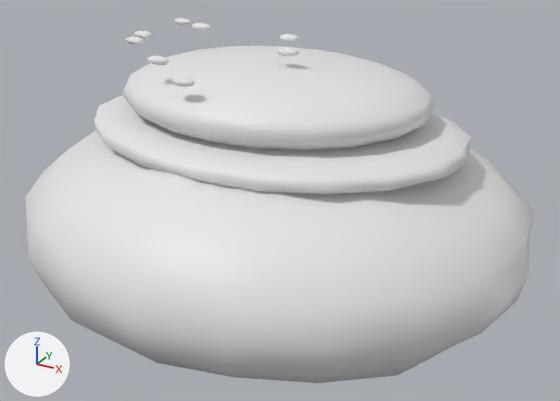
Two versions of the glTF model models/catch_breads/bread_gratin.glb, one commit apart.
Camera for both pictures: a 50 mm camera at (0.547, -0.976, 0.516) aimed at (0.013, -0.005, 0.031). The axes (+X, +Y, +Z) are drawn at lower left. The lights are the same throughout. The picture after the commit comes second. Where no turn or scale is listed for an object, it has been applied to the vertices.

Objects in the first picture: 'こんがりチーズ', 'こんがりチーズ.001', 'こんがりチーズ.002', 'こんがりチーズ.003', 'こんがりチーズ.004', 'こんがりチーズ.005', 'こんがりチーズ.006', 'こんがりチーズ.007', 'ふっくらした生地.006', 'クリーミーなグラタン', '具材を載せるくぼみ.006'.
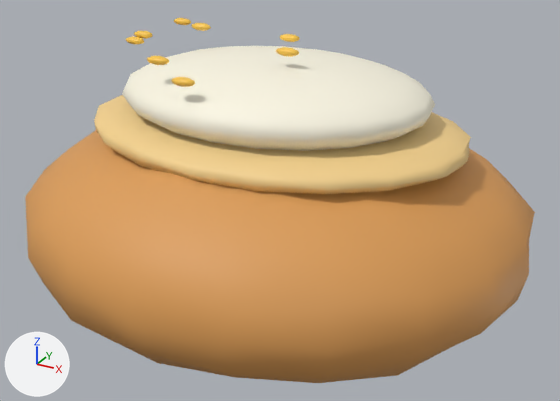
Where the change shows, as pixel boxes [x1, y1, x2, y2] in the pictures (560 x 401 px):
'ふっくらした生地.006', recoloured (white to orange)
    both: [25, 130, 535, 383]
'クリーミーなグラタン', recoloured (white to pale yellow)
    both: [122, 46, 435, 151]
'具材を載せるくぼみ.006', recoloured (white to beige)
    both: [94, 95, 471, 194]
'こんがりチーズ.003', recoloured
    both: [171, 77, 195, 87]
'こんがりチーズ.006', recoloured
    both: [276, 47, 299, 57]
'こんがりチーズ', recoloured
    both: [147, 56, 169, 65]
'こんがりチーズ.004', recoloured
    both: [280, 34, 300, 42]
'こんがりチーズ.005', recoloured
    both: [191, 23, 211, 31]
'こんがりチーズ.001', recoloured
    both: [134, 31, 153, 39]
'こんがりチーズ.002', recoloured
    both: [126, 36, 144, 44]
'こんがりチーズ.007', recoloured
    both: [174, 18, 191, 25]

Edits to the bpy script that builds the scene:
```text
Change mat_焼きたての山吹色:
    mat_焼きたての山吹色.base_color: (0.8, 0.8, 0.8) -> (0.72, 0.34, 0.095)  # white #e7e7e7 -> orange #dd9e57
Change mat_薄焼きの生地:
    mat_薄焼きの生地.base_color: (0.8, 0.8, 0.8) -> (0.92, 0.65, 0.27)  # white #e7e7e7 -> beige #f6d38e
Change mat_白いクリーム:
    mat_白いクリーム.base_color: (0.8, 0.8, 0.8) -> (0.98, 0.94, 0.78)  # white #e7e7e7 -> pale yellow #fdf8e5
Change mat_溶けたチーズ:
    mat_溶けたチーズ.base_color: (0.8, 0.8, 0.8) -> (0.99, 0.59, 0.07)  # white #e7e7e7 -> yellow #feca4b
```
